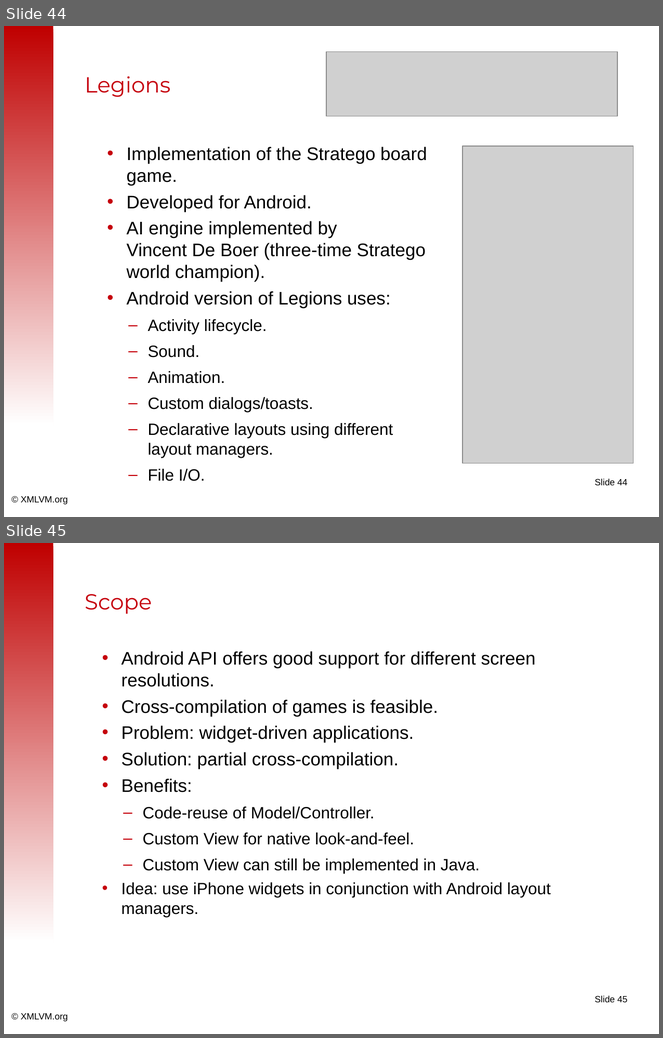
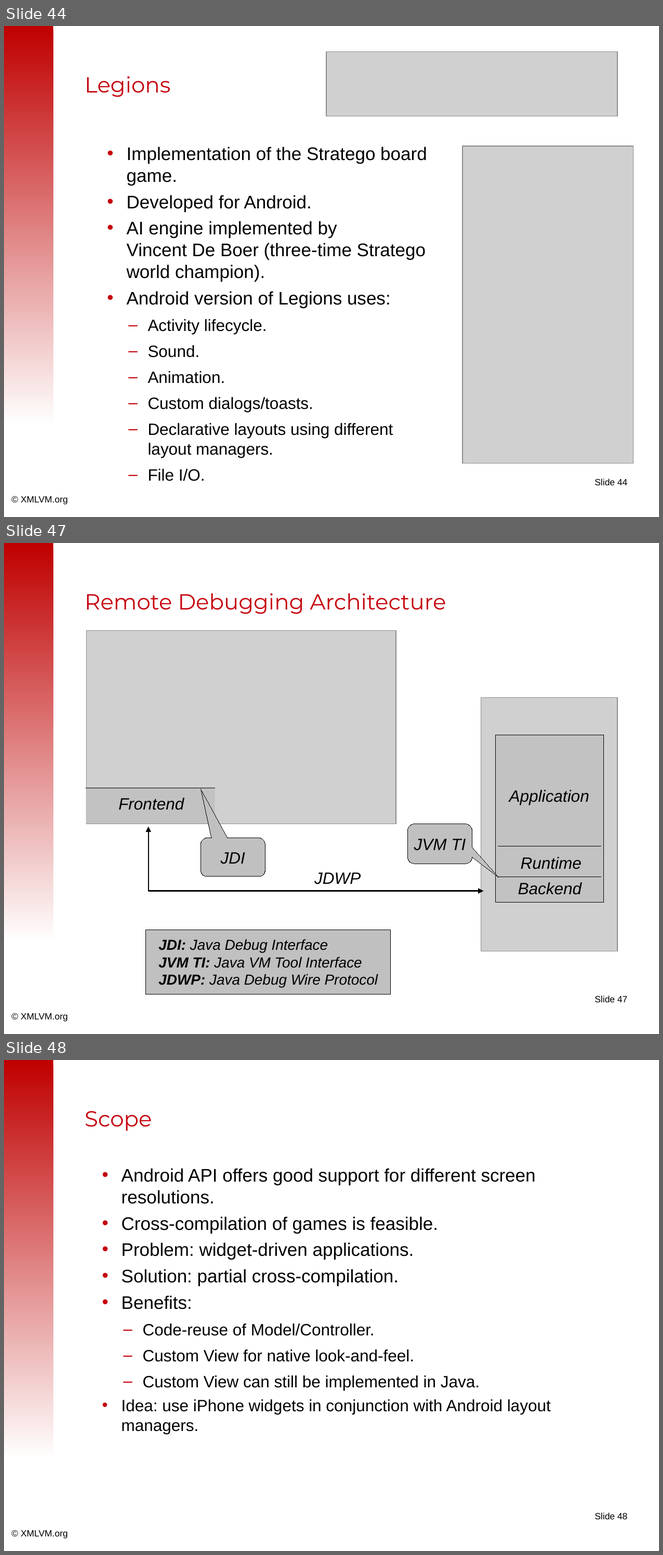
Before and after one commit to tisoft/xmlvm, a slide deck: doc/slides/android2iphone-master.odp. Shown one above the other, each under a label of ours: slides 44 and 45 before the commit, slides 44, 47 and 48 after it; the slides between them are not shown. The pictures are 663x1038 and 663x1555 pixels, drawn with LibreOffice and Linux fonts; fonts in the diff are those of the drawing; grey boxes stand for pictures; background and template pictures are left out. Boxes give left, top, right and bottom in pixels: in the first picture for what was removed or moved away, otherwise in the second. Text is boxed around its words. In the diff, an @@ line names an element or a change of style, - is before the commit and + after.

Commit message:
Remote debugging slides added, Slide titles set.

```diff
--- a/doc/slides/android2iphone-master.odp
+++ b/doc/slides/android2iphone-master.odp
@@ slide 47 added at bbox=[4, 543, 659, 1034], background #FFFFFF; not listed: 3 template elements that a slide beside it also shows @@
@@ title added at bbox=[85, 593, 447, 614], 24 pt, text #C5000B @@
+Remote Debugging Architecture
@@ picture added at bbox=[87, 631, 396, 824] @@
@@ picture added at bbox=[481, 697, 617, 951] @@
@@ rectangle added at bbox=[495, 735, 604, 903], fill #C0C0C0 at 85% opacity, outline #000000 0 pt @@
@@ rectangle added at bbox=[86, 788, 215, 823], fill #C0C0C0 at 85% opacity @@
@@ line added from (86, 788) to (215, 788), #000000 0 pt @@
@@ text added at bbox=[509, 790, 590, 805], 18 pt, text #000000, italic @@
+Application
@@ text added at bbox=[118, 798, 184, 810], 18 pt, text #000000, italic @@
+Frontend
@@ freeform shape added at bbox=[148, 827, 483, 891], outline #000000 1.42 pt @@
@@ rounded speech box added at bbox=[201, 838, 265, 876], fill #C0C0C0, outline #000000 0 pt, 18 pt, text #000000, italic @@
+JDI
@@ rounded speech box added at bbox=[408, 824, 472, 864], fill #C0C0C0, outline #000000 0 pt, 18 pt, text #000000, italic @@
+JVM TI
@@ line added from (498, 846) to (601, 846), #000000 0 pt @@
@@ text added at bbox=[521, 857, 582, 870], 18 pt, text #000000, italic @@
+Runtime
@@ text added at bbox=[314, 873, 361, 885], 18 pt, text #000000, italic @@
+JDWP
@@ line added from (498, 877) to (601, 877), #000000 0 pt @@
@@ text added at bbox=[518, 883, 582, 895], 18 pt, text #000000, italic @@
+Backend
@@ rectangle added at bbox=[146, 930, 391, 994], fill #C0C0C0, outline #000000 0 pt, 16 pt, text #000000, italic @@
+JDI: Java Debug Interface
+JVM TI: Java VM Tool Interface
+JDWP: Java Debug Wire Protocol
@@ what was slide 45 is now slide 48 @@
@@ page number at bbox=[595, 1513, 627, 1520]: text changed @@
-Slide 45
+Slide 48
```
Also in this commit, not shown: 2 other slides added.
